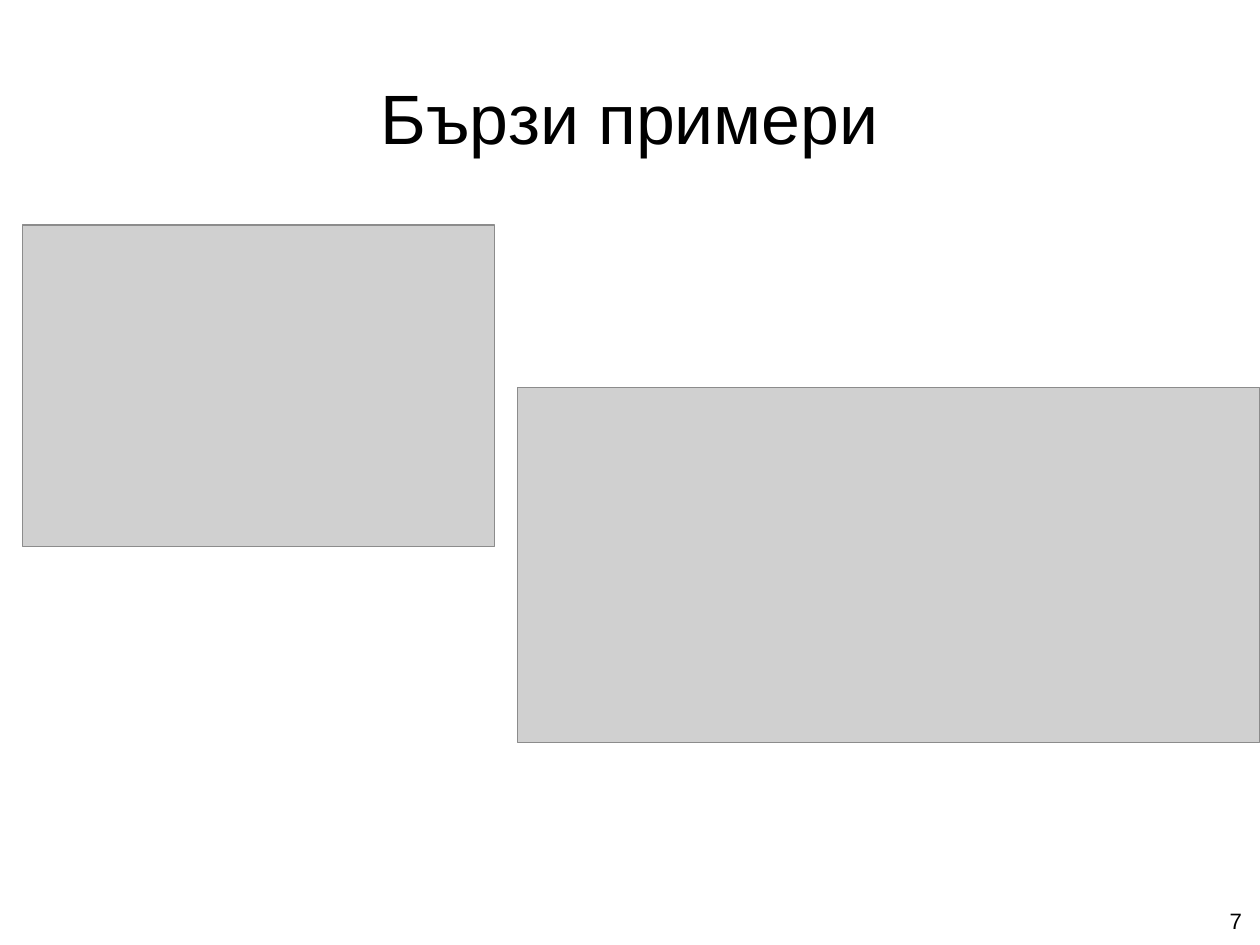
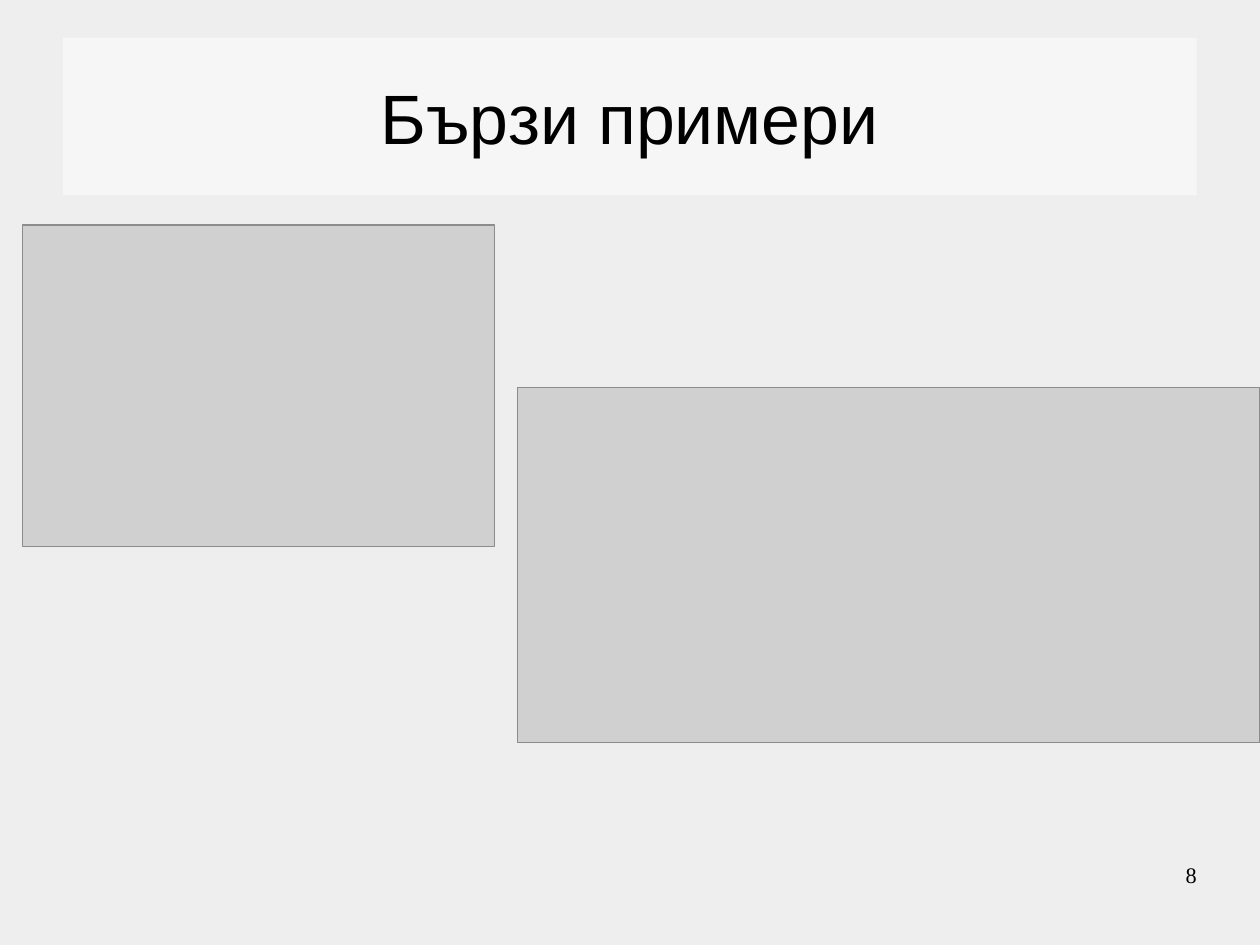
Before and after one commit to Galya777/web_technology_FMI_presentations, a slide deck: slide 8 of canvas.pptx (slide 7 before the commit). Drawn at 1260x945 pixels with LibreOffice and Linux fonts; fonts in the diff are those of the drawing; grey boxes stand for pictures; background and template pictures are left out. Boxes give left, top, right and bottom in pixels: in the first picture for what was removed or moved away, otherwise in the second. Text is boxed around its words. In the diff, an @@ line names an element or a change of style, - is before the commit and + after.

```diff
--- a/canvas.pptx
+++ b/canvas.pptx
@@ background picture (left out) to #EEEEEE @@
@@ title "Бързи примери": place and size @@
-title "Бързи примери" at [380, 96, 878, 157]
+title "Бързи примери" at [63, 38, 1197, 196]
@@ page number added at [1186, 868, 1197, 884], 14 pt, text #000000 @@
+8
@@ page number removed at [1230, 913, 1242, 929] @@
-7
```
Also in this commit, not shown: 6 other slides changed, 1 slide added, 6 other files.
